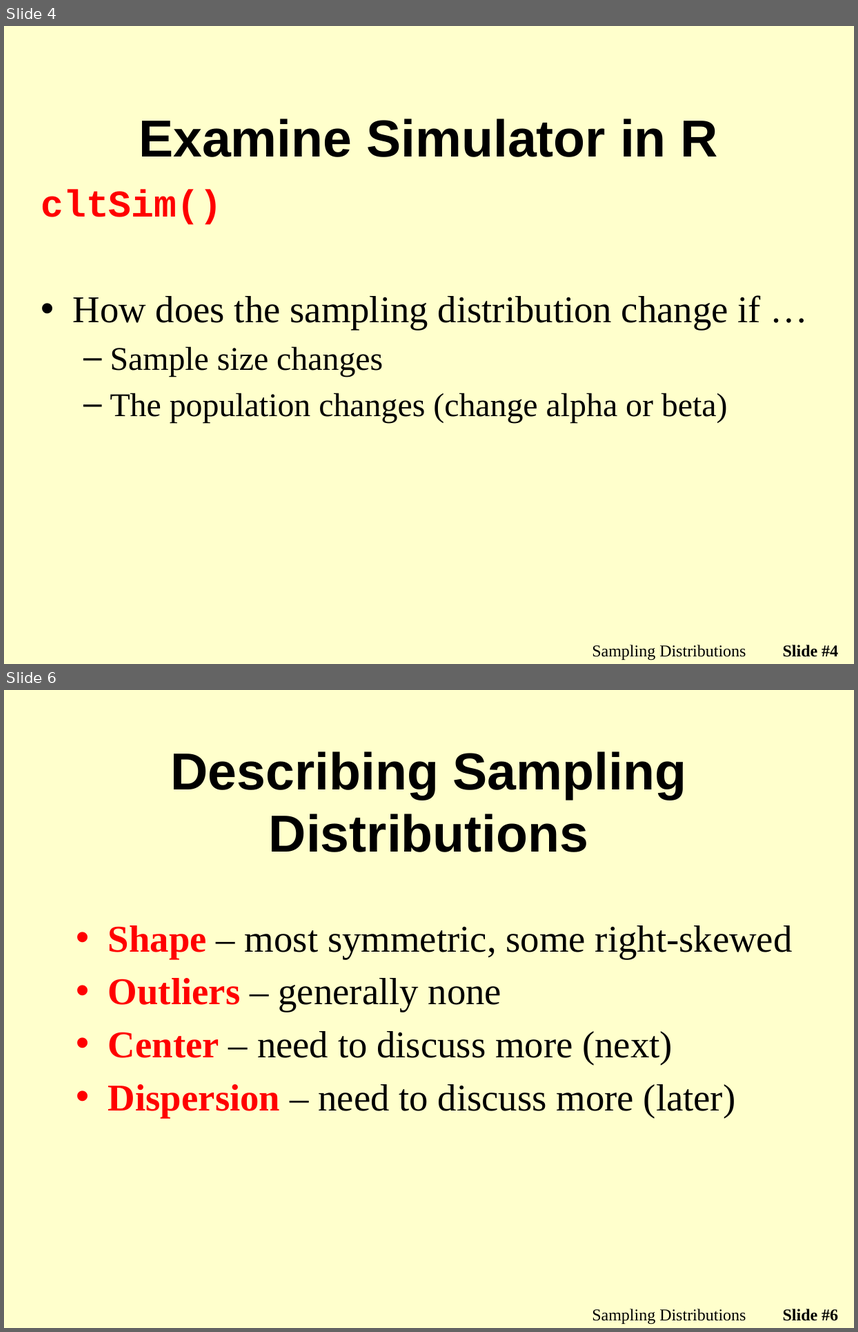
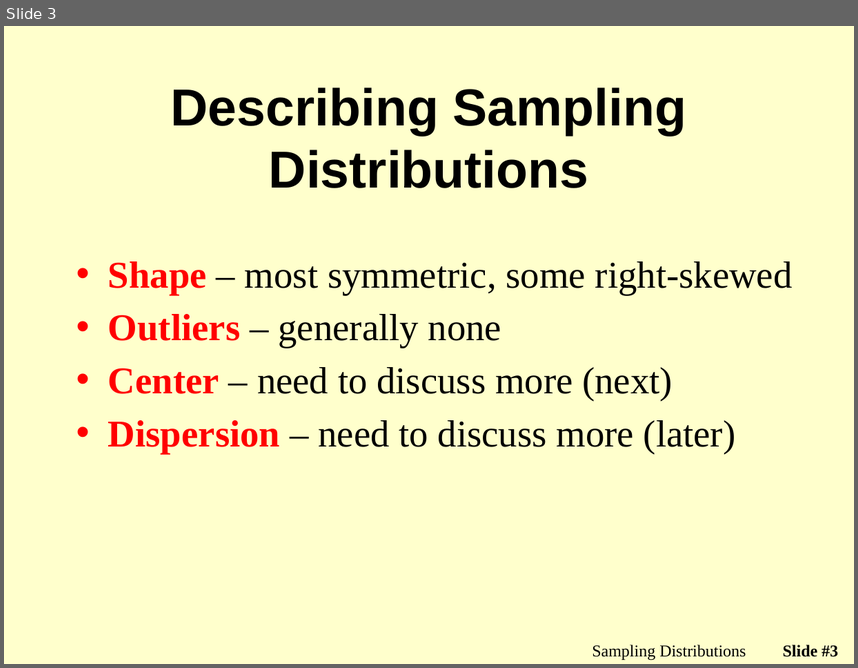
Before and after one commit to droglenc/NCMTH107, a slide deck: modules/Sampling_Distributions/PPT.pptx. Shown one above the other, each under a label of ours: slides 4 and 6 before the commit, slide 3 after it; the slides between them are not shown. The pictures are 858x1332 and 858x668 pixels, drawn with LibreOffice and Linux fonts; fonts in the diff are those of the drawing; background and template pictures are left out. Boxes give left, top, right and bottom in pixels: in the first picture for what was removed or moved away, otherwise in the second. Text is boxed around its words. In the diff, an @@ line names an element or a change of style, - is before the commit and + after.

Commit message:
Updated sampling distrib module

```diff
--- a/modules/Sampling_Distributions/PPT.pptx
+++ b/modules/Sampling_Distributions/PPT.pptx
@@ slide 4 removed at (4,26,854,664), background picture (left out) @@
@@ title removed at (139,118,718,157) @@
-Examine Simulator in R
@@ text removed at (41,190,761,423) @@
-cltSim()
-• How does the sampling distribution change if …
-  – Sample size changes
-  – The population changes (change alpha or beta)
@@ text removed at (592,644,746,659) @@
-Sampling Distributions
@@ page number removed at (783,644,838,657) @@
-Slide #4
@@ what was slide 6 is now slide 3 @@
@@ page number at (783,644,838,657): text changed @@
-Slide #6
+Slide #3
```
Also in this commit, not shown: 4 slides changed, 1 slide added, 13 other slides removed, 4 other files.
